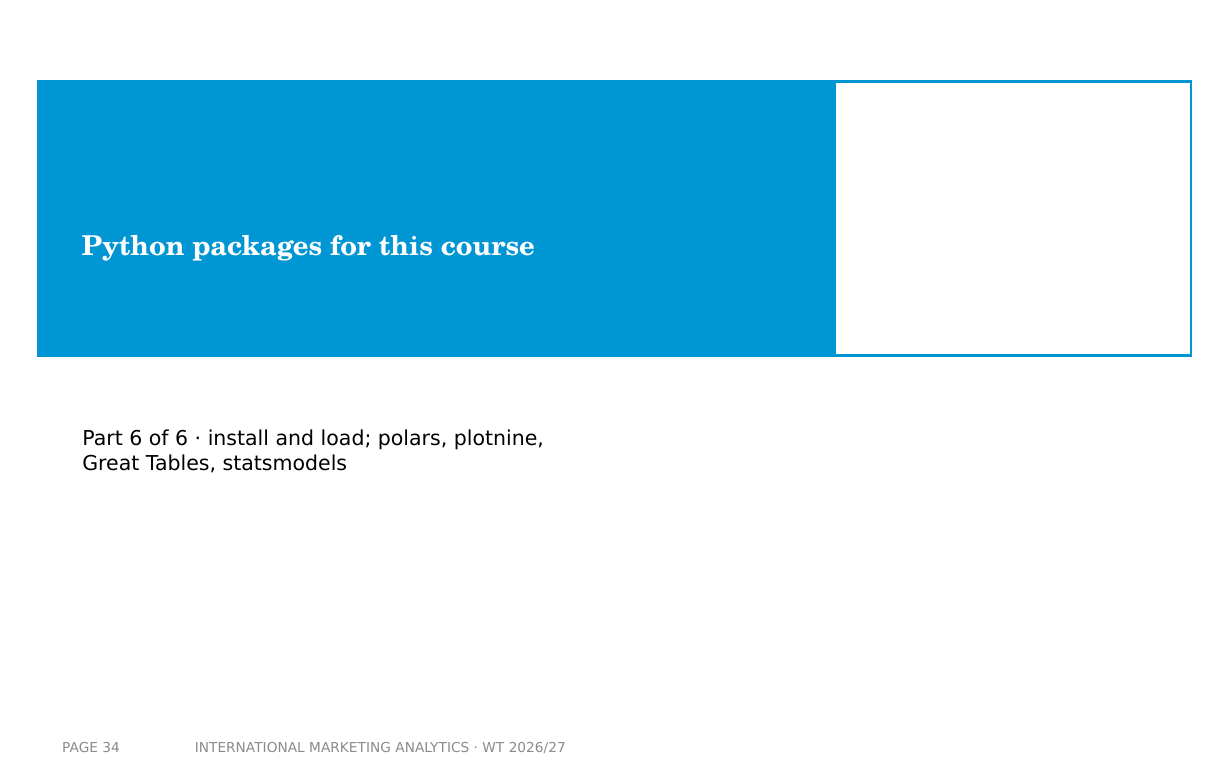
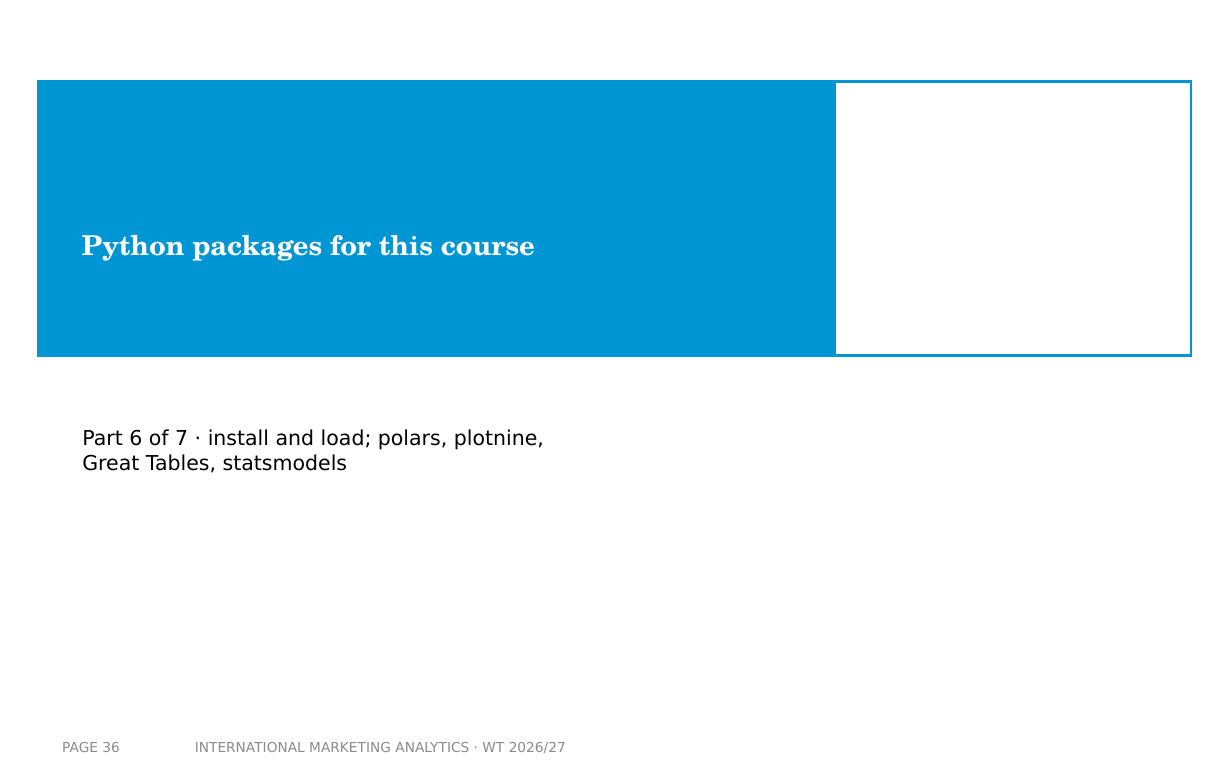
Before and after one commit to arnefloh-wu/International-Marketing-Analytics, a slide deck: slide 36 of slides/01a_setup-and-registration_WT26-27.pptx (slide 34 before the commit). Drawn at 1232x770 pixels with LibreOffice and Linux fonts; fonts in the diff are those of the drawing; background and template pictures are left out. Boxes give left, top, right and bottom in pixels: in the first picture for what was removed or moved away, otherwise in the second. Text is boxed around its words. In the diff, an @@ line names an element or a change of style, - is before the commit and + after.

```diff
--- a/slides/01a_setup-and-registration_WT26-27.pptx
+++ b/slides/01a_setup-and-registration_WT26-27.pptx
@@ text at (82, 429, 544, 473): text changed @@
-Part 6 of 6 · install and load; polars, plotnine, Great Tables, statsmodels
+Part 6 of 7 · install and load; polars, plotnine, Great Tables, statsmodels
@@ page number at (62, 742, 119, 752): text changed @@
-PAGE 34
+PAGE 36
```
Also in this commit, not shown: 6 other slides changed, 5 slides added, 4 other files.
